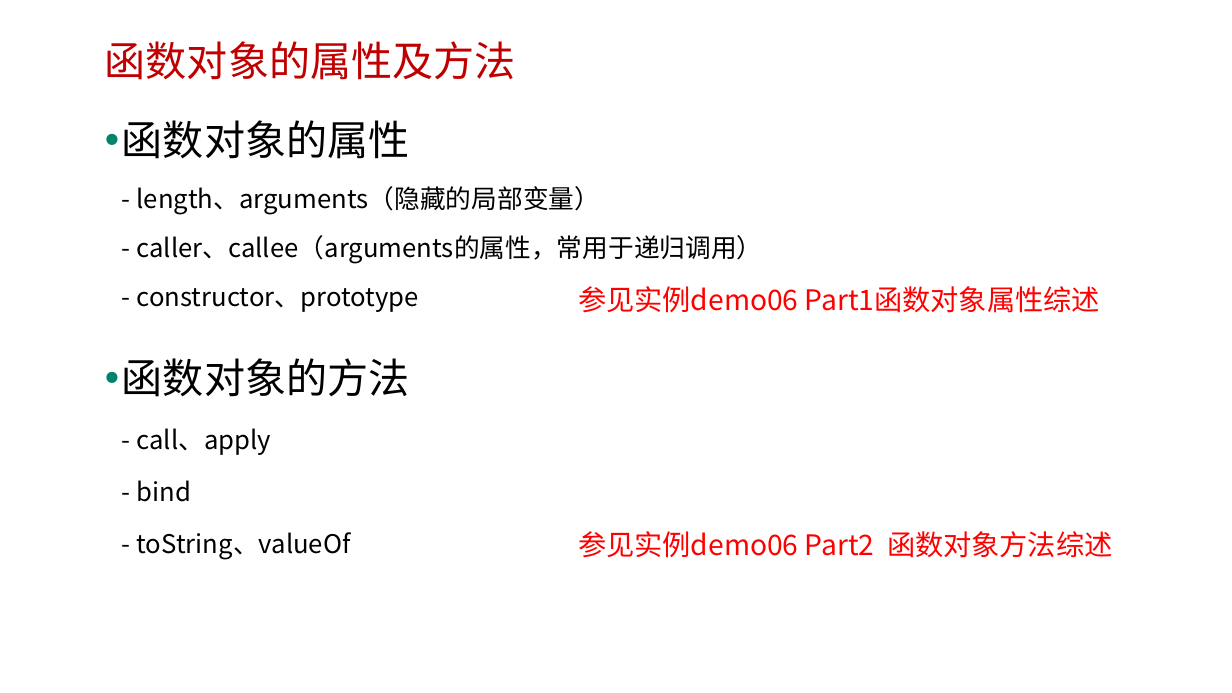
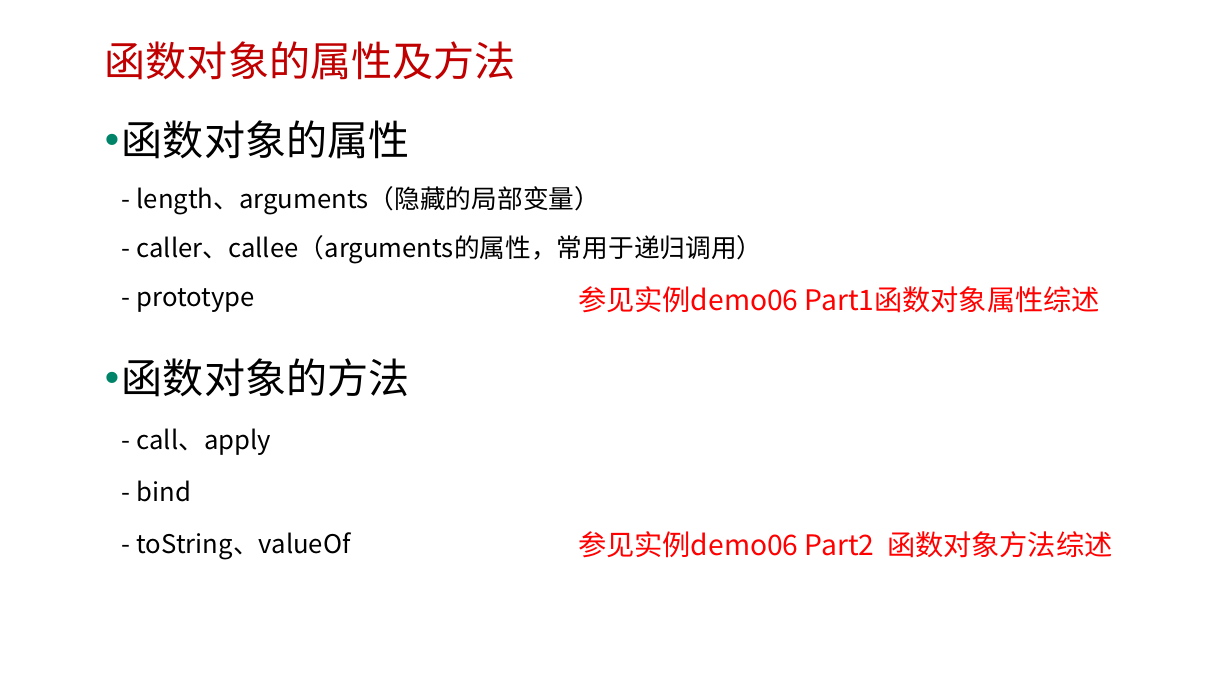
Before and after one commit to edu2act/course-javascript-advanced, a slide deck: slide 5 of 课程PPT/08.JS函数对象.pptx. Drawn at 1232x693 pixels with LibreOffice and Linux fonts; fonts in the diff are those of the drawing; background and template pictures are left out. Boxes give left, top, right and bottom in pixels: in the first picture for what was removed or moved away, otherwise in the second. Text is boxed around its words. In the diff, an @@ line names an element or a change of style, - is before the commit and + after.

```diff
--- a/课程PPT/08.JS函数对象.pptx
+++ b/课程PPT/08.JS函数对象.pptx
@@ text at box(122, 120, 763, 312): text changed @@
-• 函数对象的属性
-  - length、arguments（隐藏的局部变量）
-  - caller、callee（arguments的属性，常用于递归调用）
-  - constructor、prototype
+• 函数对象的属性
+  - length、arguments（隐藏的局部变量）
+  - caller、callee（arguments的属性，常用于递归调用）
+  - prototype
```
Also in this commit, not shown: 4 other files.
